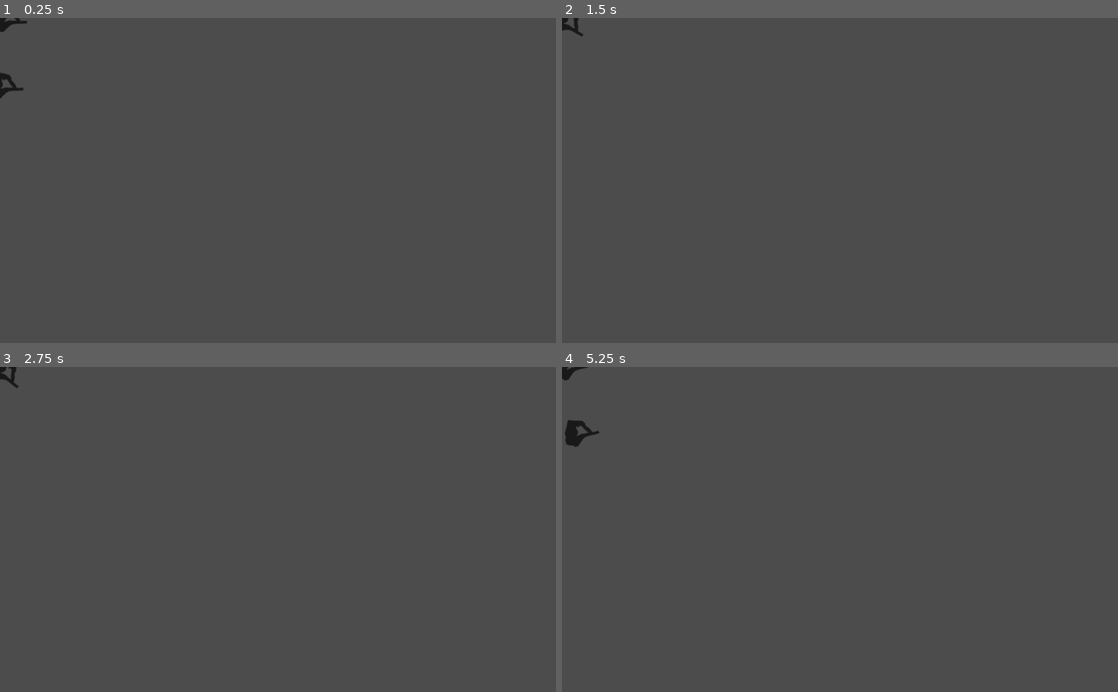
Above: before the commit, frames 1-4 (two rows, left to right).
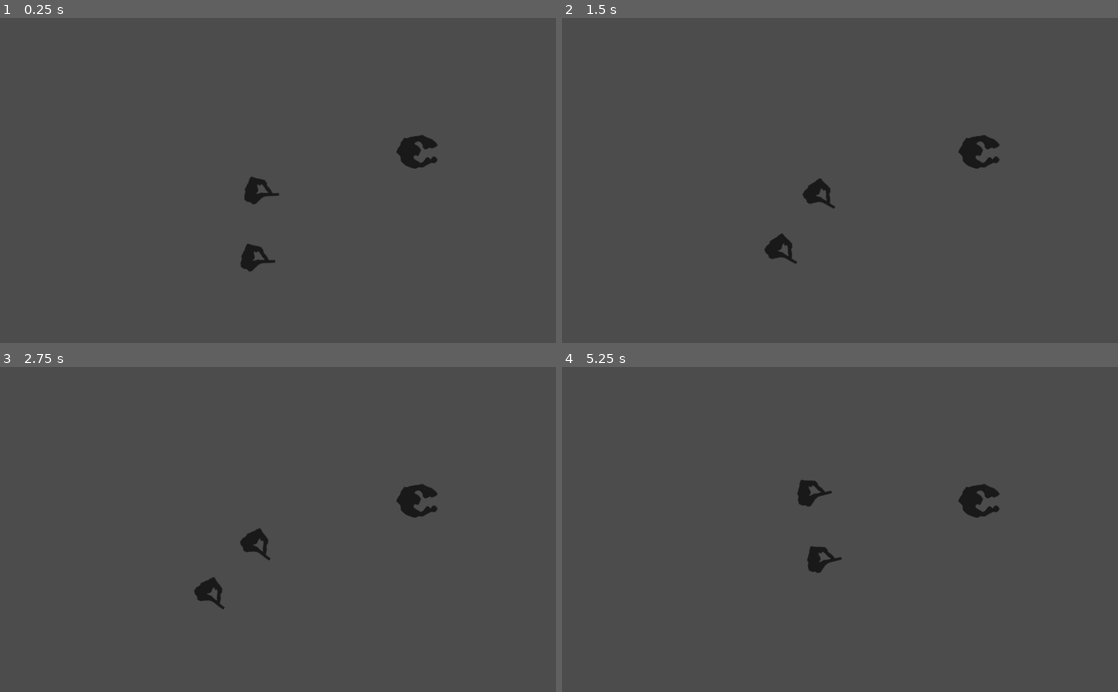
Above: after the commit, the same moments.

Repository: WisartArfun/GameJamSoi2019-16-02
Game: Godot game, scene res://Root.tscn
The game is run twice, just before and just after one commit, with the same random seed, the same clock (stepped at 60 frames per second) and the same inputs.
Inputs:
- Up to frame 1 (0.25 s): no input
- Up to frame 2 (1.5 s): tap Enter at 0.5 s; hold Up (ui_up) 0.53-1.28 s; hold Down (ui_down) from 1.28 s (still down)
- Up to frame 3 (2.75 s): release Down (ui_down) at 2.03 s; hold Up (ui_up) from 2.03 s (still down)
- Up to frame 4 (5.25 s): release Up (ui_up) at 3.53 s; hold Down (ui_down) from 3.53 s (still down)

The runs differ from the first frame. In frame 1, 1.2% of the frame differs, in the area x 0-79%, y 0-78%; in frame 2, 1.0%; in frame 3, 1.0%; in frame 4, 1.3%, in the area x 0-79%, y 0-64%.

Commit message:
zombie added

Diff:
--- a/Root.tscn
+++ b/Root.tscn
@@ -1,7 +1,20 @@
-[gd_scene load_steps=2 format=2]
+[gd_scene load_steps=4 format=2]
 
-[ext_resource path="res://Scripts/Player.tscn" type="PackedScene" id=1]
+[ext_resource path="res://Scripts/Zombie.tscn" type="PackedScene" id=1]
+[ext_resource path="res://Graphics/zombie.png" type="Texture" id=2]
+[ext_resource path="res://Scripts/Player.tscn" type="PackedScene" id=3]
 
-[node name="Root" type="Node"]
+[node name="Root" type="Node" index="0"]
 
-[node name="Player" parent="." index="0" instance=ExtResource( 1 )]
+[node name="Zombie" parent="." index="0" instance=ExtResource( 1 )]
+
+position = Vector2( 761, 244 )
+
+[node name="zombie" type="Sprite" parent="Zombie" index="3"]
+
+position = Vector2( 1, 4 )
+texture = ExtResource( 2 )
+
+[node name="Player" parent="." index="1" instance=ExtResource( 3 )]
+
+position = Vector2( 464, 318 )
--- /dev/null
+++ b/Scripts/Zombie.gd
@@ -0,0 +1,23 @@
+extends KinematicBody2D
+
+const MOVE_SPEED = 200
+
+var player = null
+
+func _ready():
+	add_to_group("zombies")
+
+func _physics_process(delta):
+	if player == null:
+		return
+
+	var vec_to_player = player.global_position - global_position
+	vec_to_player = vec_to_player.normalized()
+	global_rotation = atan2(vec_to_player.y, vec_to_player.x)
+	move_and_collide(vec_to_player * MOVE_SPEED * delta)
+
+func kill():
+	queue_free()
+
+func set_player(p):
+	player = p
--- /dev/null
+++ b/Scripts/Zombie.tscn
@@ -0,0 +1,35 @@
+[gd_scene load_steps=4 format=2]
+
+[ext_resource path="res://Scripts/Zombie.gd" type="Script" id=1]
+[ext_resource path="res://Graphics/zombie.png" type="Texture" id=2]
+
+
+
+[sub_resource type="CircleShape2D" id=1]
+
+custom_solver_bias = 0.0
+radius = 30.0
+
+[node name="Zombie" type="KinematicBody2D"]
+
+input_pickable = false
+collision_layer = 1
+collision_mask = 1
+collision/safe_margin = 0.08
+script = ExtResource( 1 )
+
+[node name="CollisionShape2D" type="CollisionShape2D" parent="." index="0"]
+
+shape = SubResource( 1 )
+
+[node name="Sprite" type="Sprite" parent="." index="1"]
+
+position = Vector2( 12.7109, 2.38329 )
+texture = ExtResource( 2 )
+
+[node name="RayCast2D" type="RayCast2D" parent="." index="2"]
+
+enabled = true
+exclude_parent = true
+cast_to = Vector2( 50, 0 )
+collision_mask = 1
